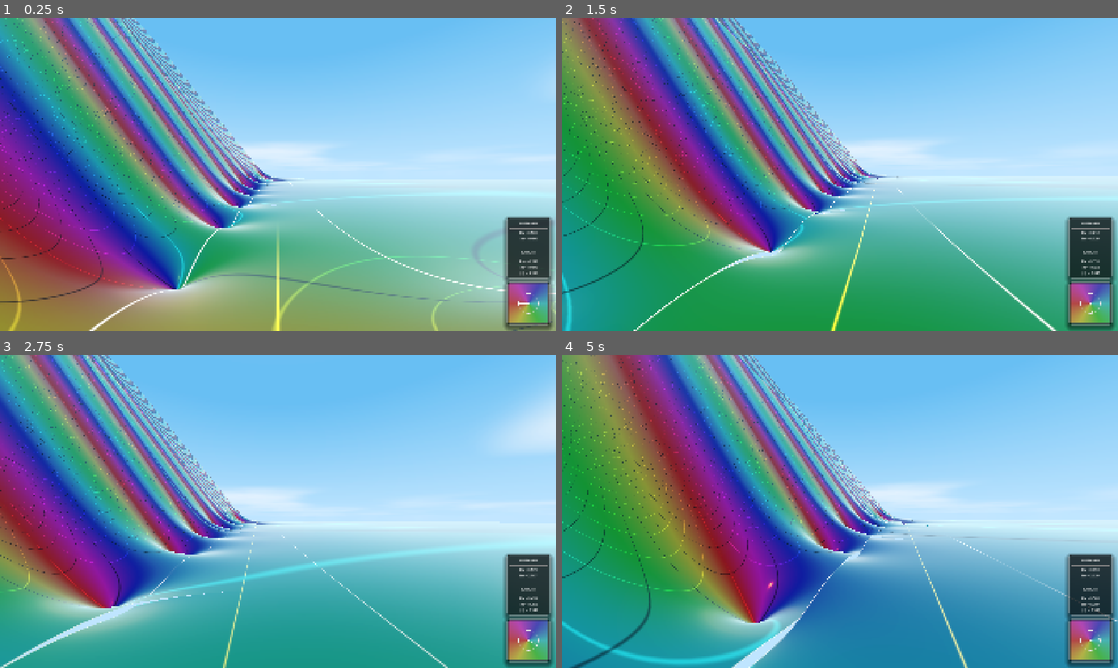
Above: before the commit, frames 1-4 (two rows, left to right).
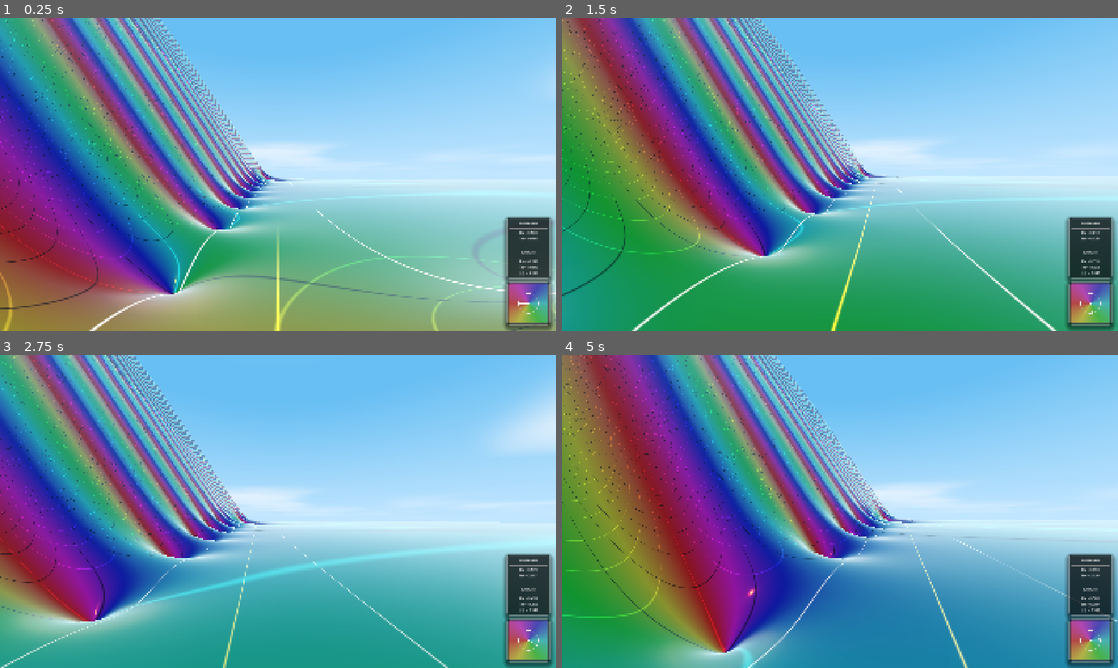
Above: after the commit, the same moments.

Repository: allanino/complex-functions-explorer
Game: Godot game, scene res://scenes/main.tscn
Same seed, same stepped clock (60 frames per second), same inputs: the game is played once before the commit and once after it.
Inputs (mouse positions are in pixels of both pictures, inside the frame that each line leads up to):
- Up to frame 1 (0.25 s): no input
- Up to frame 2 (1.5 s): tap Enter at 0.5 s; move the mouse to (867, 174) at 0.52 s; hold W (move_forward) from 0.53 s (still down); tap G at 0.6 s; tap Space at 0.77 s; move the mouse to (812, 174) at 1.27 s; tap N at 1.35 s
- Up to frame 3 (2.75 s): keep holding W (move_forward); tap Space at 1.52 s; move the mouse to (289, 505) at 2.02 s; tap C at 2.1 s
- Up to frame 4 (5 s): keep holding W (move_forward); move the mouse to (834, 517) at 2.77 s; tap Shift at 2.85 s; tap Space at 3.02, 3.77, 4.52 s; move the mouse to (878, 514) at 3.52 s; hold Ctrl 3.53-4.28 s; move the mouse to (795, 508) at 4.27 s; tap G at 4.35 s

The runs differ from the first frame. In frame 1, 12% of the frame differs, in the area x 0-100%, y 0-100%; in frame 2, 25%; in frame 3, 26%; in frame 4, 45%, in the area x 0-66%, y 0-100%.

Commit message:
Address PR feedback: Revert iterations to global-only and chunk_leeway to 0.3
- Removed lod_level uniform and scaling logic from field.gdshaderinc.
- Updated field functions to use the global iterations uniform directly.
- Reverted chunk_leeway to 0.3 in world_manager.gd.
- Removed manual lod_level uniform setting in world_manager.gd.

Co-authored-by: allanino <5325241+allanino@users.noreply.github.com>

Diff:
--- a/scripts/world_manager.gd
+++ b/scripts/world_manager.gd
@@ -16,7 +16,7 @@
 # We increase our chunks by this to make junctions more seamless
 # To test this, look at the right of zeta, the pole has a junction
 # along t = 0.00.
-const chunk_leeway = 0.02;
+const chunk_leeway = 0.3;
 
 @onready var sun = get_node("../DirectionalLight3D")
 @onready var moon = get_node("../MoonLight")
@@ -245,16 +245,15 @@
 	plane.subdivide_depth = subdivisions
 	return plane
 
-func _update_chunk_uniforms(chunk: MeshInstance3D):
-	if chunk.material_override:
-		var lod = chunk.get_meta("lod_level", 0)
-		chunk.material_override.set_shader_parameter("lod_level", lod)
+func _update_chunk_uniforms(_chunk: MeshInstance3D):
+	# Removed lod_level uniform setting as it's no longer used in shaders
+	pass
 
 func _load_chunk(coord: Vector2i):
 	var chunk = chunk_scene.instantiate()
 	add_child(chunk)
 
-	# Ensure unique material so we can set LOD-specific uniforms
+	# Ensure unique material so we can set uniforms if needed
 	chunk.material_override = chunk.material_override.duplicate()
 
 	var player_pos = player.global_position
Not shown, changed: shaders/field.gdshaderinc
